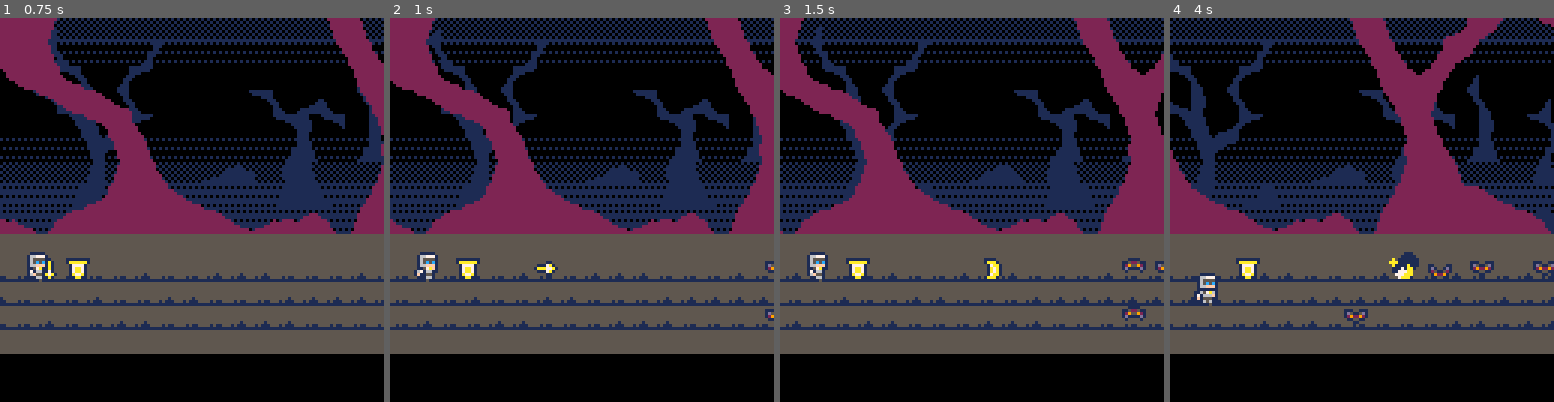
Above: before the commit, frames 1-4 (left to right).
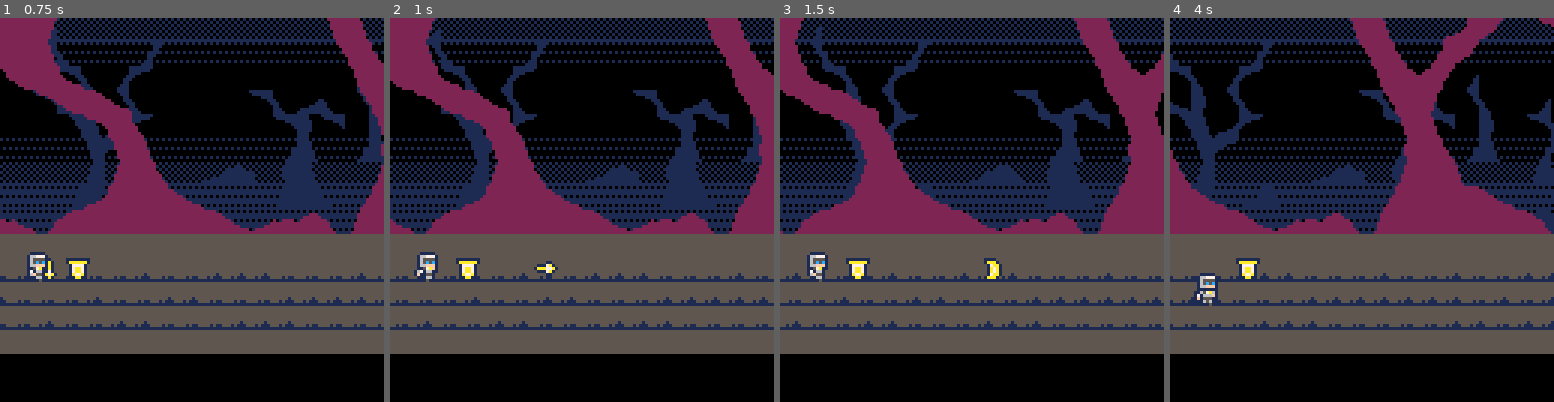
Above: after the commit, the same moments.

Repository: JordanHoffman/fire-in-the-night
Game: PICO-8 cartridge fire-in-the-night.p8
The game is run twice, just before and just after one commit, with the same random seed, the same clock (stepped at 60 frames per second) and the same inputs.
Inputs:
- Up to frame 1 (0.75 s): tap X (X key) at 0.33 s; tap O (Z key) at 0.7 s
- Up to frame 2 (1 s): no input
- Up to frame 3 (1.5 s): tap X (X key) at 1.07 s
- Up to frame 4 (4 s): tap O (Z key) every 0.4 s from 1.7 to 3.7 s; tap X (X key) at 1.85, 2.97 s; hold Up 2.15-2.42 s; hold Down 3.63-3.97 s

Frame 1 is identical in both runs. In frame 2, 0.1% of the frame differs, in the area x 97-100%, y 63-79%; in frame 3, 0.4%; in frame 4, 1.0%, in the area x 45-100%, y 60-80%.

Commit message:
nova progress

Diff:
--- a/actions/enemy-axn.lua
+++ b/actions/enemy-axn.lua
@@ -2,17 +2,6 @@
 	mk_axn(spr,function()
 		c_move(spr,"x",melee_x,nil,spr.spd)
 	end,"go")
-end
-
-function efx_dmg(spr)
-	mk_efx(spr,function()
-		for i=1,2 do
-			spr.dmgflash=true
-			c_wait(2)
-			spr.dmgflash=false
-			c_wait(3)
-		end
-	end,"dmg_flash")
 end
 
 function axn_bad_melee(spr)
@@ -22,6 +11,7 @@
 				c_wait(20)
 				c_move(spr,"x", p1.x,3)
 				c_move(spr,"x", melee_x,10)
+				p1.life-=1
 			end
 		end,
 		function()
--- a/actions/general-axn.lua
+++ b/actions/general-axn.lua
@@ -9,3 +9,14 @@
 		end
 	},"row_mv")
 end
+
+function efx_dmg(spr)
+	mk_efx(spr,function()
+		for i=1,2 do
+			spr.dmgflash=true
+			c_wait(2)
+			spr.dmgflash=false
+			c_wait(3)
+		end
+	end,"dmg_flash")
+end
--- a/actions/player-axn.lua
+++ b/actions/player-axn.lua
@@ -83,3 +83,29 @@
 		c_wait(time/5)
 	end
 end
+
+function efx_dmg_p(bad)
+	p1.life-=bad.atk
+	if p1.life > 0 then
+		efx_dmg(p1)
+		async(function()
+			for i=1,10 do
+				add(prtcls,prep_prtcl({
+					type="circ",
+					r=1,
+					dr=4.5,
+					ddr=-0.3-i/200,
+					life=18,
+					c=i<6 and 7 or 10,
+					c=i&1==0 and 7 or 10,
+					x=p1.x+4,
+					y=row_y[p1.row]+4
+				}))
+				c_wait(1)
+			end
+		end)
+	else
+		efx_bad_explode(p1)
+		despawn(p1)
+	end
+end
--- a/creation.lua
+++ b/creation.lua
@@ -48,5 +48,6 @@
 	prtcl.dx=prtcl.dx or 0
 	prtcl.dy=prtcl.dy or 0
 	prtcl.dr=prtcl.dr or 0
+	prtcl.ddr=prtcl.ddr or 0
 	return prtcl
 end
--- a/levels.lua
+++ b/levels.lua
@@ -17,6 +17,7 @@
 dclr[[
 lvl_1={
 total=20,
+total=0,
 types={bat},
 amt_odds={60,30,10},
 freq={15,60}
--- a/main.lua
+++ b/main.lua
@@ -1,4 +1,7 @@
 --[[
+TODO:
+- player health, knockback nova on hit
+
 RULES:
 - sprites should only ever be stored in good&bad. Nowhere else
 - inert property only lasts for the frame before entering and before exiting
@@ -115,6 +118,7 @@
 		p.x+=p.dx
 		p.y+=p.dy
 		p.r+=p.dr
+		p.dr+=p.ddr*p.dr
 		if (p.life<=0) del(prtcls,p)
 	end)
 
